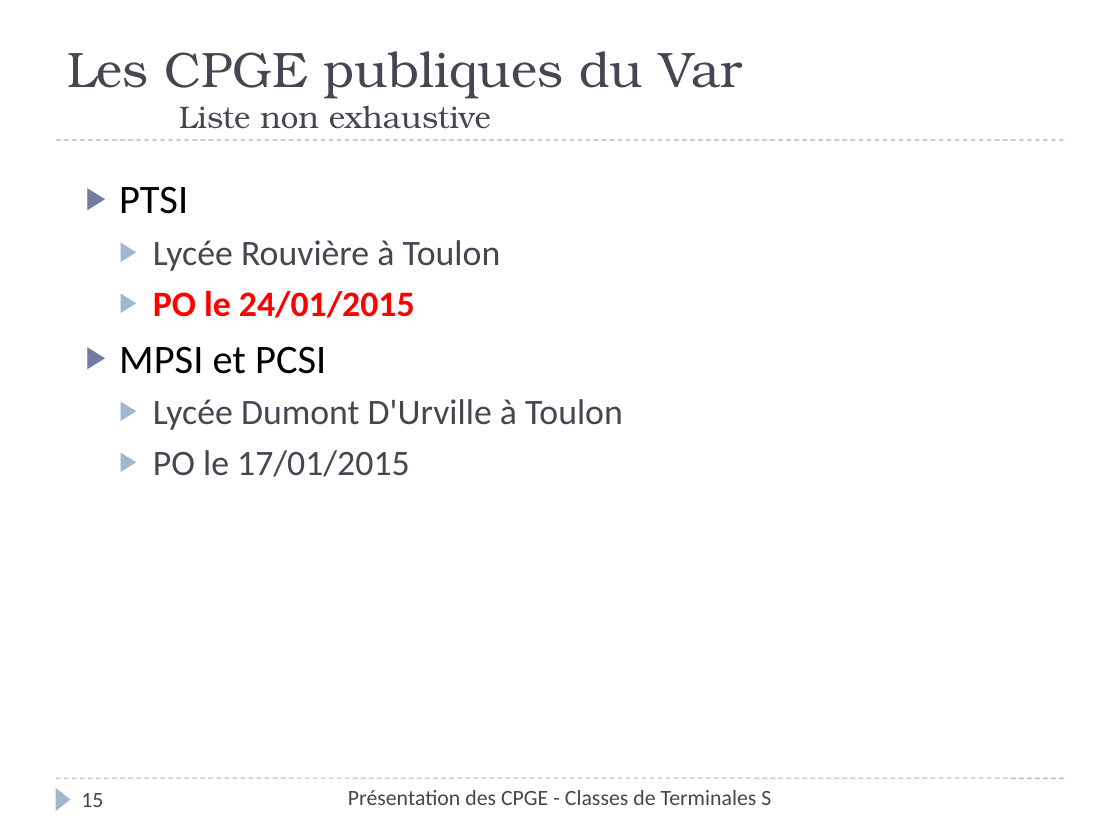
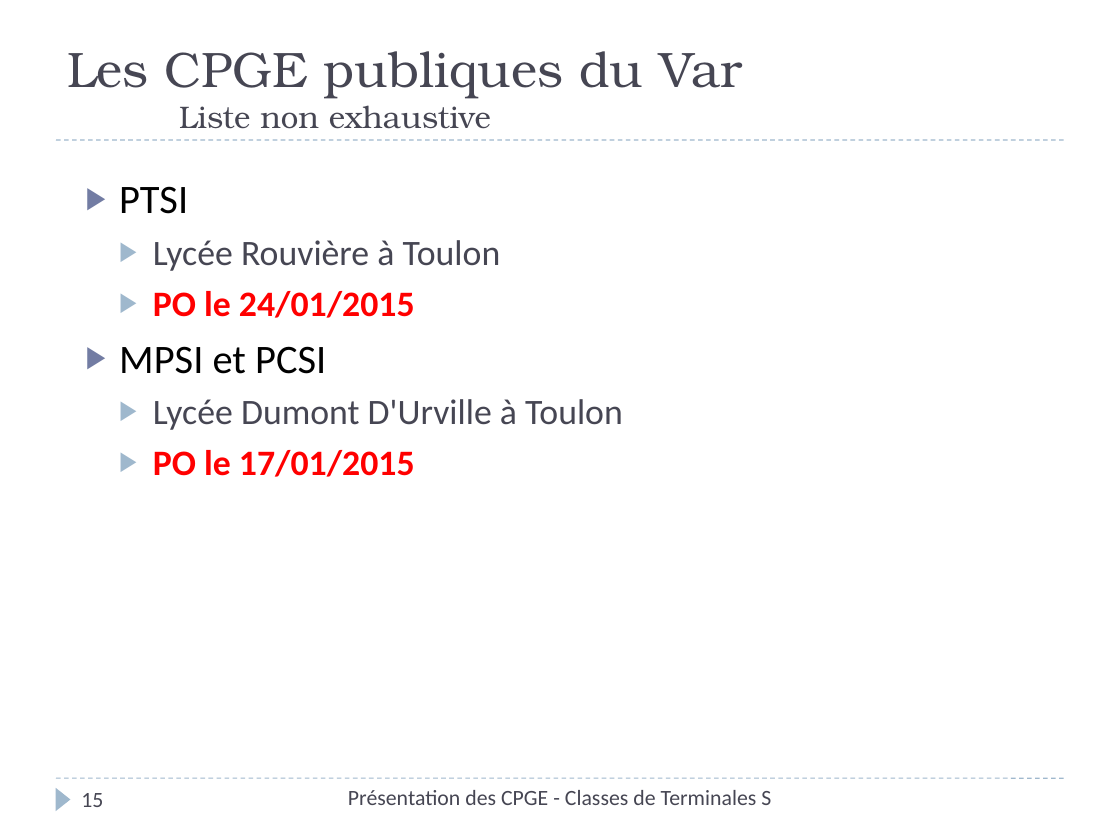
Before and after one commit to xpessoles/Orientation, a slide deck: slide 15 of Rouviere/PresentationCPGE_Terminale_2014.pptx. Drawn at 1120x840 pixels with LibreOffice and Linux fonts; fonts in the diff are those of the drawing. Boxes give left, top, right and bottom in pixels: in the first picture for what was removed or moved away, otherwise in the second. Text is boxed around its words. In the diff, an @@ line names an element or a change of style, - is before the commit and + after.

```diff
--- a/Rouviere/PresentationCPGE_Terminale_2014.pptx
+++ b/Rouviere/PresentationCPGE_Terminale_2014.pptx
@@ text at [153, 450, 415, 477]: text colour #464653 to #FF0000, bold on in "PO le 17/01/2015" @@
```
Also in this commit, not shown: 1 other slide changed, 1 slide added.
